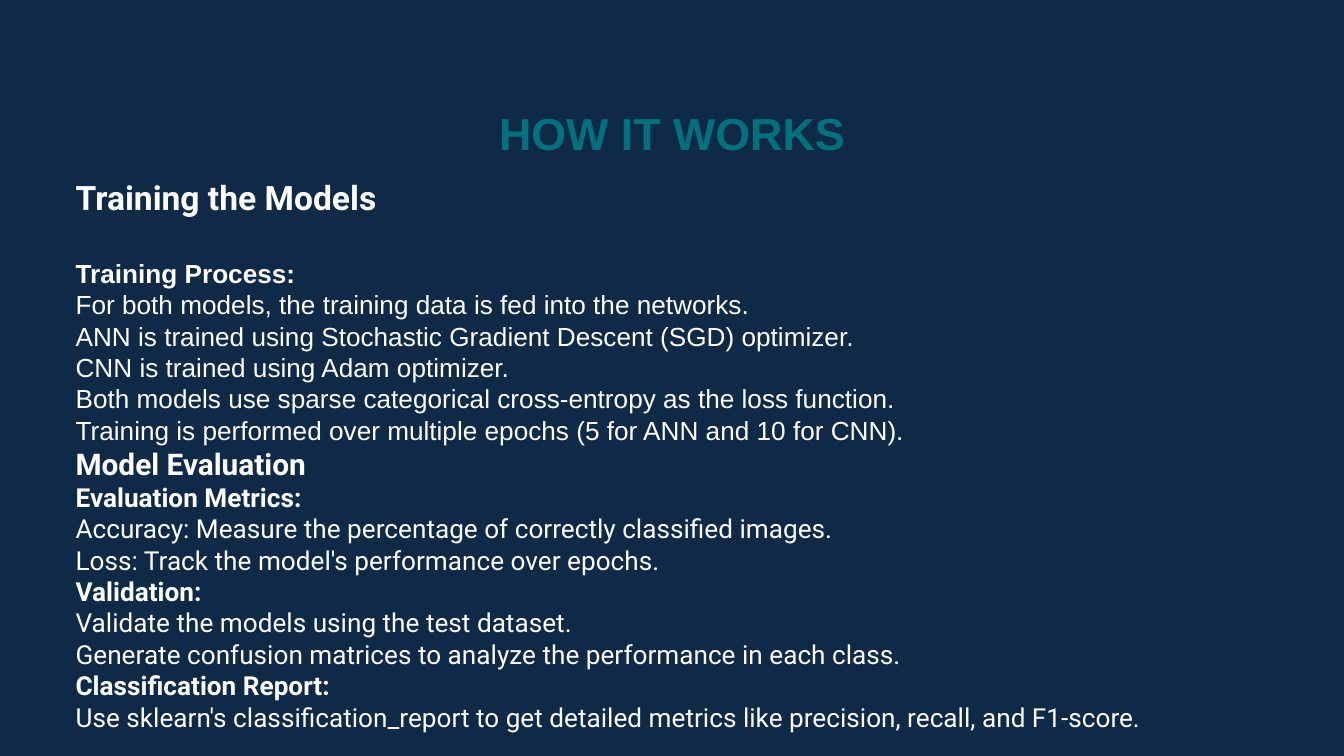
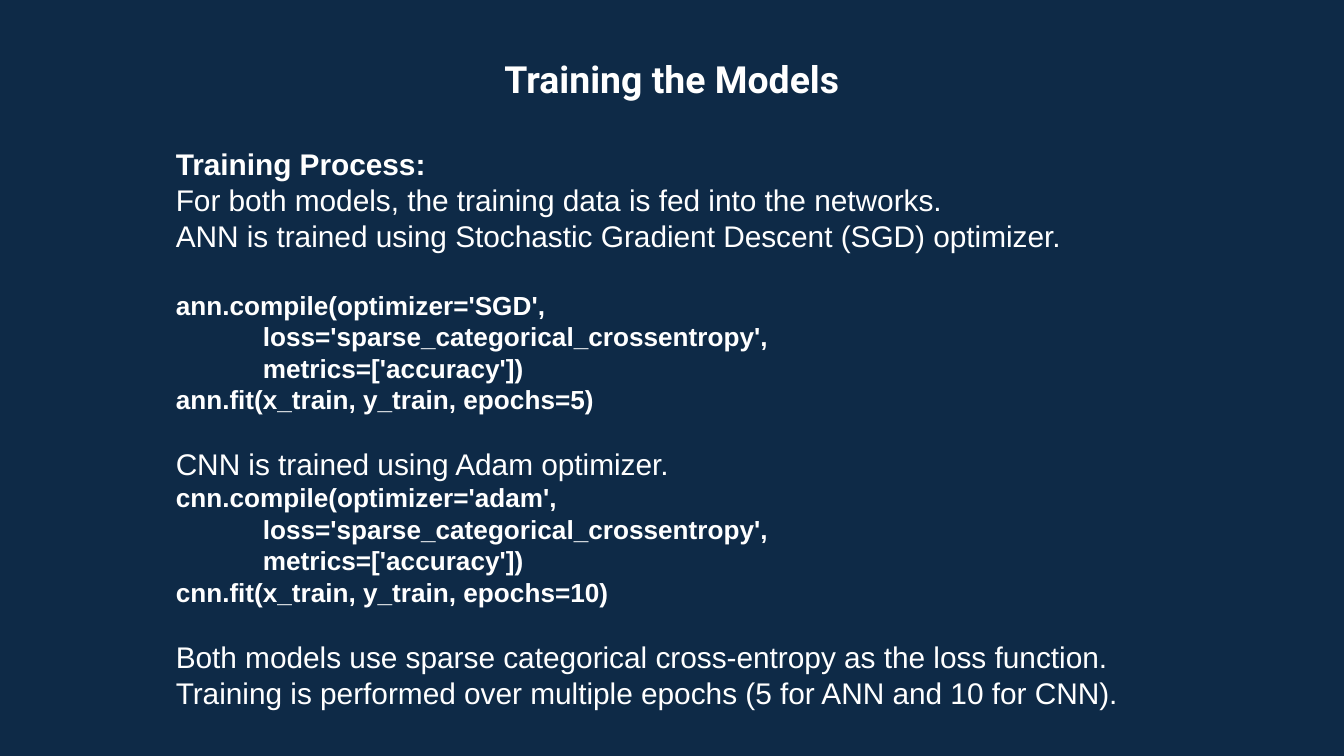
Before and after one commit to UsamaSani/Image_Classification, a slide deck: slide 8 of AI PRESENTATION.pptx (slide 7 before the commit). Drawn at 1344x756 pixels with LibreOffice and Linux fonts; fonts in the diff are those of the drawing. Boxes give left, top, right and bottom in pixels: in the first picture for what was removed or moved away, otherwise in the second. Text is boxed around its words. In the diff, an @@ line names an element or a change of style, - is before the commit and + after.

```diff
--- a/AI PRESENTATION.pptx
+++ b/AI PRESENTATION.pptx
@@ text "Training the Models": place and size @@
-text "Training the Models" at box(76, 184, 1140, 733)
+text "Training the Models" at box(176, 65, 1118, 709)
@@ text at box(176, 65, 1118, 709): size 18 to 20 pt in "Training the Models"; size 14 to 16 pt in "Training Process:", "For both models, the training data is ...", "ANN is trained using Stochastic Gradient Descent ...", "CNN is trained using Adam optimizer." and 2 more places; alignment left to centre @@
@@ text removed at box(499, 119, 845, 150) @@
-HOW IT WORKS
@@ text at box(176, 296, 768, 415): paragraphs added @@
+ann.compile(optimizer='SGD',
+loss='sparse_categorical_crossentropy',
+metrics=['accuracy'])
+ann.fit(x_train, y_train, epochs=5)
@@ text at box(76, 452, 1140, 733): paragraphs removed @@
-Model Evaluation
-Evaluation Metrics:
-Accuracy: Measure the percentage of correctly classified images.
-Loss: Track the model's performance over epochs.
-Validation:
-Validate the models using the test dataset.
-Generate confusion matrices to analyze the performance in each class.
-Classification Report:
-Use sklearn's classification_report to get detailed metrics like precision, recall, and F1-score.
@@ text at box(176, 488, 768, 607): paragraphs added @@
+cnn.compile(optimizer='adam',
+loss='sparse_categorical_crossentropy',
+metrics=['accuracy'])
+cnn.fit(x_train, y_train, epochs=10)
```
Also in this commit, not shown: 8 other slides changed, 2 slides added, 1 other file.
